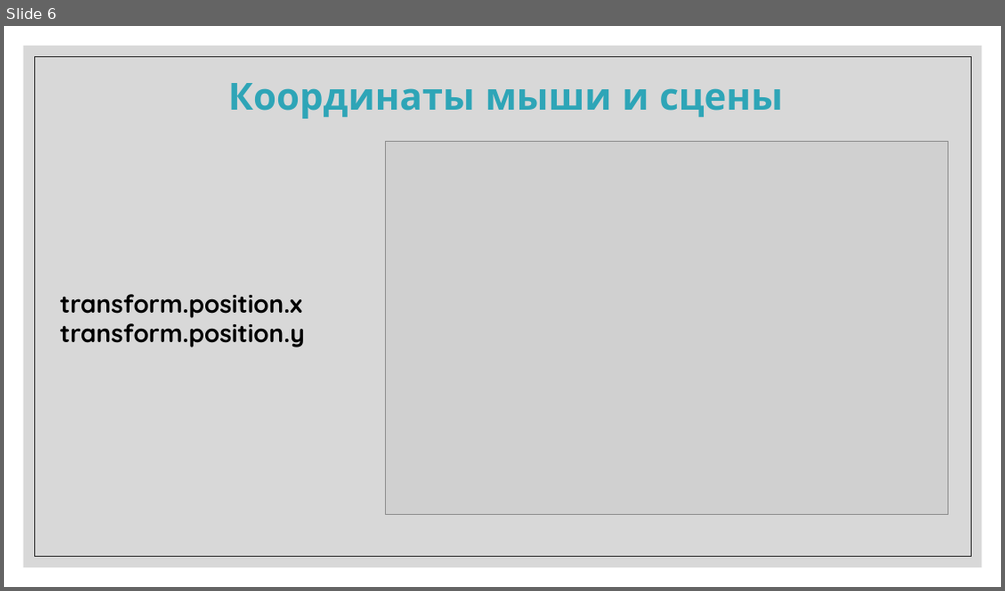
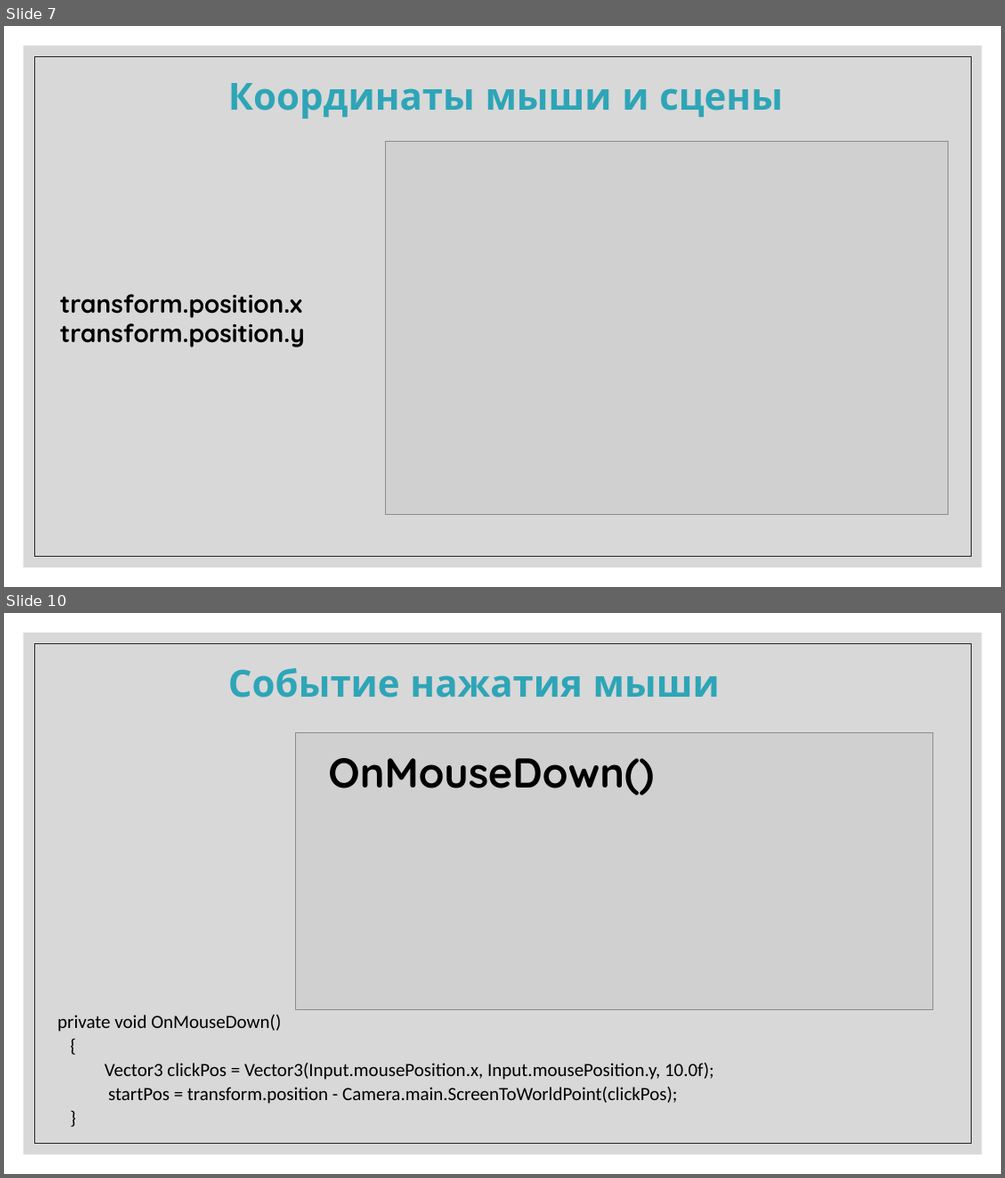
Before and after one commit to IriEfremova/LessonsCube, a slide deck: Unity/Lesson10/Mouse.pptx. Shown one above the other, each under a label of ours: slide 6 before the commit, slides 7 and 10 after it; the slides between them are not shown. The pictures are 1005x591 and 1005x1178 pixels, drawn with LibreOffice and Linux fonts; fonts in the diff are those of the drawing; grey boxes stand for pictures. Boxes give left, top, right and bottom in pixels: in the first picture for what was removed or moved away, otherwise in the second. Text is boxed around its words. In the diff, an @@ line names an element or a change of style, - is before the commit and + after.

```diff
--- a/Unity/Lesson10/Mouse.pptx
+++ b/Unity/Lesson10/Mouse.pptx
@@ slide 10 added at <box>4,613,1001,1174</box>, background #FFFFFF; not listed: 2 template elements that a slide beside it also shows @@
@@ text added at <box>228,668,720,698</box>, 36 pt, text #2EA5B7, bold @@
+Событие нажатия мыши
@@ picture added at <box>296,732,933,1009</box> @@
@@ text added at <box>328,758,654,795</box>, 40 pt, text #000000, bold @@
+OnMouseDown()
@@ text added at <box>57,1014,714,1103</box>, 18 pt, text #000000 @@
+private void OnMouseDown()
+{
+Vector3 clickPos = Vector3(Input.mousePosition.x, Input.mousePosition.y, 10.0f);
+startPos = transform.position - Camera.main.ScreenToWorldPoint(clickPos);
+}
@@ what was slide 6 is now slide 7 @@
```
Also in this commit, not shown: 3 slides changed, 3 other slides added, 3 other files.
